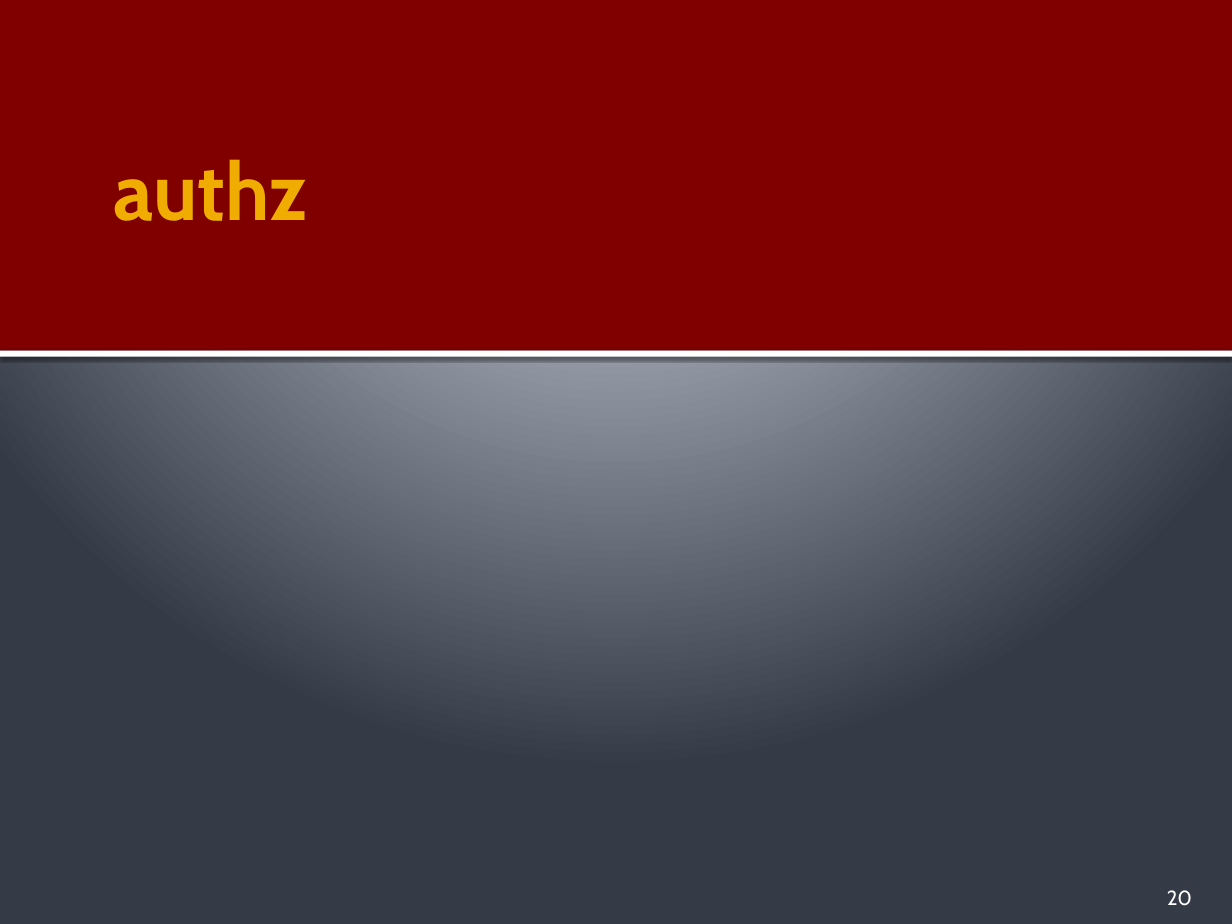
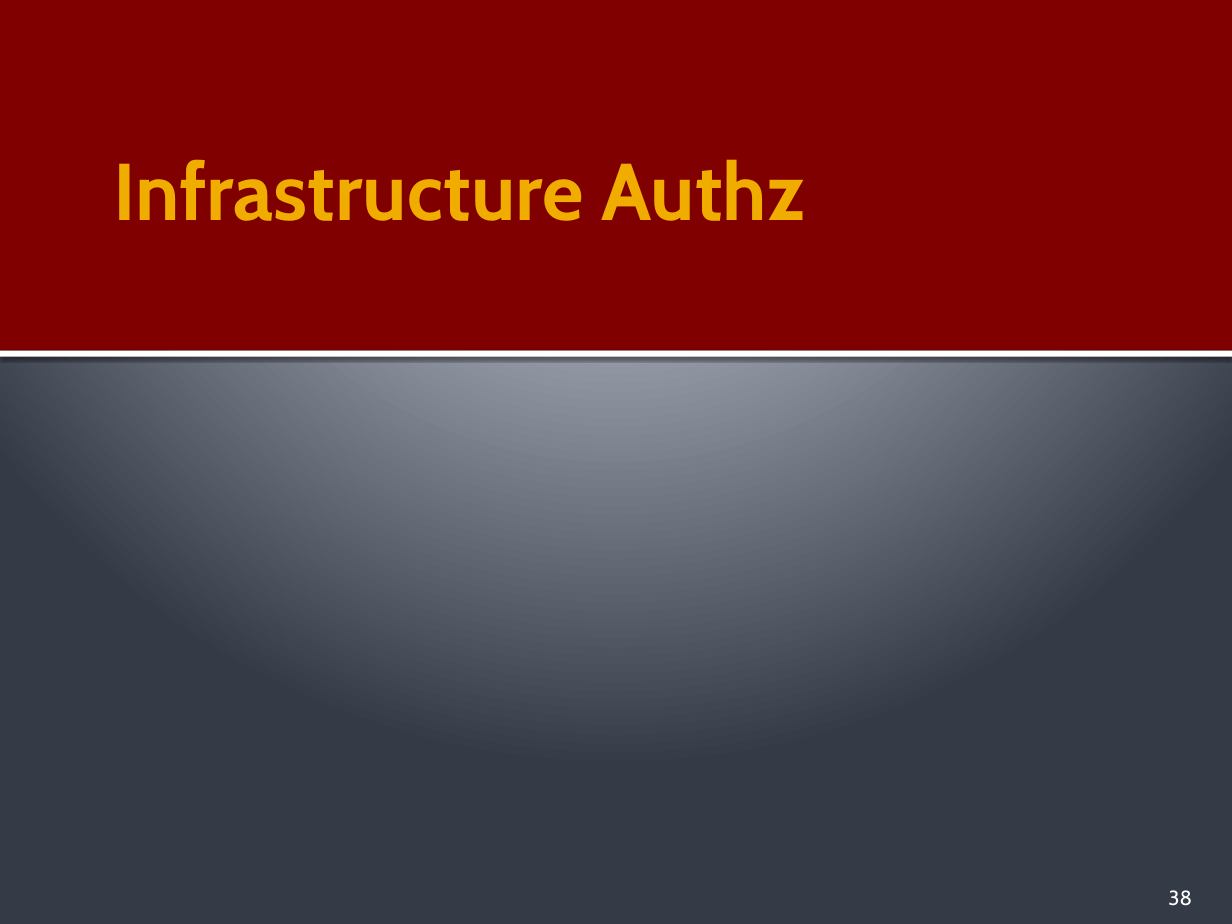
Before and after one commit to PauloGandraSousa/eapliframework, a slide deck: slide 38 of documentation/eapli.framework-Tech-Description.pptx (slide 20 before the commit). Drawn at 1232x924 pixels with LibreOffice and Linux fonts; fonts in the diff are those of the drawing. Boxes give left, top, right and bottom in pixels: in the first picture for what was removed or moved away, otherwise in the second. Text is boxed around its words. In the diff, an @@ line names an element or a change of style, - is before the commit and + after.

```diff
--- a/documentation/eapli.framework-Tech-Description.pptx
+++ b/documentation/eapli.framework-Tech-Description.pptx
@@ title at (113,159,805,221): text changed @@
-authz
+Infrastructure Authz
@@ page number at (1168,890,1192,906): text changed @@
-20
+38
```
Also in this commit, not shown: 10 other slides changed, 15 slides added, 3 slides removed, 5 other files.
